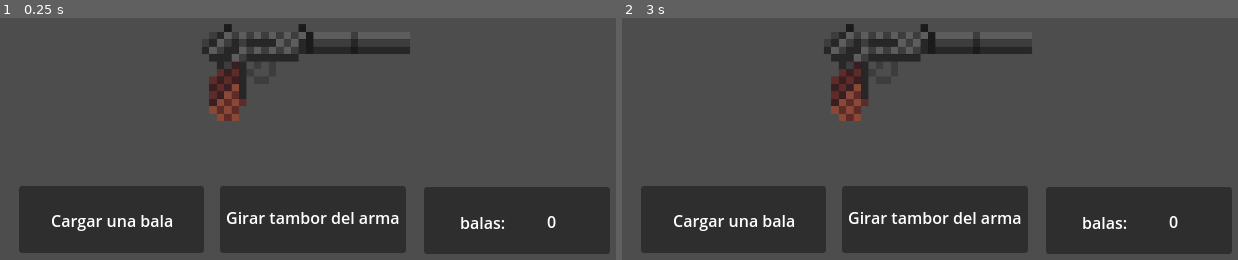
Above: before the commit, frames 1-2 (left to right).
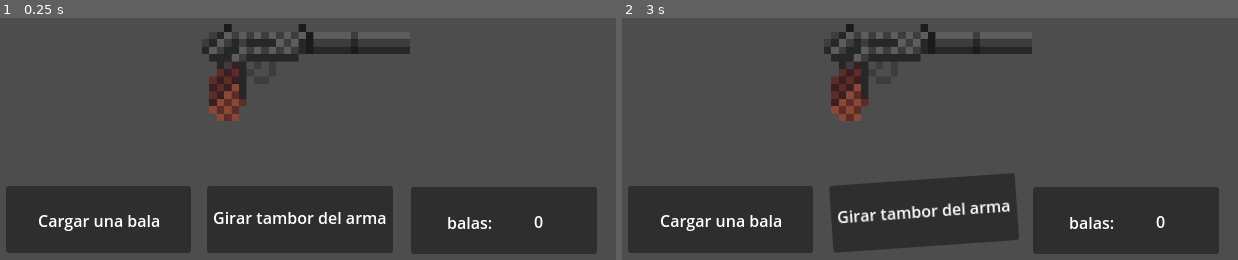
Above: after the commit, the same moments.

Repository: bbkmg256/practicas-mecanicas-vault
Game: Godot game, scene res://escenas/escenario_base.tscn
The game is run twice, just before and just after one commit, with the same random seed, the same clock (stepped at 60 frames per second) and the same inputs.
Inputs (mouse positions are in pixels of both pictures, inside the frame that each line leads up to):
- Up to frame 1 (0.25 s): no input
- Up to frame 2 (3 s): tap Enter at 0.5, 2 s; click (930, 68) at 0.67 s; tap Space at 1.25, 2.75 s; move the mouse to (769, 97) at 1.27 s; click (769, 97) at 1.42 s; move the mouse to (outside the picture) at 2.02 s; click (outside the picture) at 2.17 s; move the mouse to (886, 189) at 2.77 s; click (886, 189) at 2.92 s

The runs differ from the first frame. In frame 1, 5.3% of the frame differs, in the area x 0-100%, y 69-98%; in frame 2, 6.9%, in the area x 0-100%, y 64-98%.

Commit message:
Actualización ruleta rusa

Diff:
--- a/ruleta_rusa_prj/escenas/arma.tscn
+++ b/ruleta_rusa_prj/escenas/arma.tscn
@@ -10,6 +10,67 @@
 
 [sub_resource type="RectangleShape2D" id="RectangleShape2D_tn6ss"]
 size = Vector2(593.333, 266.667)
+
+[sub_resource type="Animation" id="Animation_oqv4j"]
+resource_name = "disparo_anim"
+length = 0.1
+tracks/0/type = "value"
+tracks/0/imported = false
+tracks/0/enabled = true
+tracks/0/path = NodePath("Area2D/Sprite2D:rotation")
+tracks/0/interp = 1
+tracks/0/loop_wrap = true
+tracks/0/keys = {
+"times": PackedFloat32Array(0.01, 0.05, 0.08, 0.1),
+"transitions": PackedFloat32Array(1, 1, 1, 1),
+"update": 0,
+"values": [0.0, -0.20944, 0.0, 0.0]
+}
+tracks/1/type = "value"
+tracks/1/imported = false
+tracks/1/enabled = true
+tracks/1/path = NodePath("Area2D/Sprite2D:position")
+tracks/1/interp = 1
+tracks/1/loop_wrap = true
+tracks/1/keys = {
+"times": PackedFloat32Array(0.01, 0.05, 0.1),
+"transitions": PackedFloat32Array(1, 1, 1),
+"update": 0,
+"values": [Vector2(0, 0), Vector2(-10, 0), Vector2(0, 0)]
+}
+
+[sub_resource type="Animation" id="Animation_x0yld"]
+length = 0.001
+tracks/0/type = "value"
+tracks/0/imported = false
+tracks/0/enabled = true
+tracks/0/path = NodePath("Area2D/Sprite2D:rotation")
+tracks/0/interp = 1
+tracks/0/loop_wrap = true
+tracks/0/keys = {
+"times": PackedFloat32Array(0),
+"transitions": PackedFloat32Array(1),
+"update": 0,
+"values": [0.0]
+}
+tracks/1/type = "value"
+tracks/1/imported = false
+tracks/1/enabled = true
+tracks/1/path = NodePath("Area2D/Sprite2D:position")
+tracks/1/interp = 1
+tracks/1/loop_wrap = true
+tracks/1/keys = {
+"times": PackedFloat32Array(0),
+"transitions": PackedFloat32Array(1),
+"update": 0,
+"values": [Vector2(0, 0)]
+}
+
+[sub_resource type="AnimationLibrary" id="AnimationLibrary_gwtws"]
+_data = {
+&"RESET": SubResource("Animation_x0yld"),
+&"disparo_anim": SubResource("Animation_oqv4j")
+}
 
 [node name="arma" type="Node2D"]
 script = ExtResource("1_t1awj")
@@ -43,6 +104,9 @@
 stream = ExtResource("7_oqv4j")
 volume_db = -15.0
 
-[node name="Destello_disparo" type="AnimationPlayer" parent="."]
+[node name="anim_disparo" type="AnimationPlayer" parent="."]
+libraries = {
+&"": SubResource("AnimationLibrary_gwtws")
+}
 
 [connection signal="input_event" from="Area2D" to="." method="_on_area_2d_input_event"]
--- /dev/null
+++ b/ruleta_rusa_prj/escenas/fx_destello.tscn
@@ -0,0 +1,57 @@
+[gd_scene load_steps=4 format=3 uid="uid://b5alranqn2a52"]
+
+[sub_resource type="Animation" id="Animation_coheg"]
+resource_name = "anim_destello"
+length = 3.0
+tracks/0/type = "value"
+tracks/0/imported = false
+tracks/0/enabled = true
+tracks/0/path = NodePath(".:modulate")
+tracks/0/interp = 1
+tracks/0/loop_wrap = true
+tracks/0/keys = {
+"times": PackedFloat32Array(0, 3),
+"transitions": PackedFloat32Array(1, 1),
+"update": 0,
+"values": [Color(1, 1, 1, 1), Color(1, 1, 1, 0)]
+}
+
+[sub_resource type="Animation" id="Animation_vlq7f"]
+length = 0.001
+tracks/0/type = "value"
+tracks/0/imported = false
+tracks/0/enabled = true
+tracks/0/path = NodePath(".:modulate")
+tracks/0/interp = 1
+tracks/0/loop_wrap = true
+tracks/0/keys = {
+"times": PackedFloat32Array(0),
+"transitions": PackedFloat32Array(1),
+"update": 0,
+"values": [Color(1, 1, 1, 1)]
+}
+
+[sub_resource type="AnimationLibrary" id="AnimationLibrary_yckvl"]
+_data = {
+&"RESET": SubResource("Animation_vlq7f"),
+&"anim_destello": SubResource("Animation_coheg")
+}
+
+[node name="fx_destello" type="Control"]
+layout_mode = 3
+anchors_preset = 15
+anchor_right = 1.0
+anchor_bottom = 1.0
+grow_horizontal = 2
+grow_vertical = 2
+metadata/_edit_group_ = true
+
+[node name="color_destello" type="ColorRect" parent="."]
+layout_mode = 0
+offset_right = 800.0
+offset_bottom = 600.0
+
+[node name="anim_fx_destello" type="AnimationPlayer" parent="."]
+libraries = {
+&"": SubResource("AnimationLibrary_yckvl")
+}
--- a/ruleta_rusa_prj/escenas/ui_juego.tscn
+++ b/ruleta_rusa_prj/escenas/ui_juego.tscn
@@ -1,6 +1,80 @@
-[gd_scene load_steps=2 format=3 uid="uid://bo2e1vvnisp34"]
+[gd_scene load_steps=8 format=3 uid="uid://bo2e1vvnisp34"]
 
 [ext_resource type="Script" uid="uid://dob8jjjwwoxa1" path="res://scripts/ui_juego_script.gd" id="1_4id84"]
+
+[sub_resource type="Animation" id="Animation_4id84"]
+resource_name = "pick_anim"
+length = 0.1
+tracks/0/type = "value"
+tracks/0/imported = false
+tracks/0/enabled = true
+tracks/0/path = NodePath(".:rotation")
+tracks/0/interp = 1
+tracks/0/loop_wrap = true
+tracks/0/keys = {
+"times": PackedFloat32Array(0.01, 0.0600445, 0.1),
+"transitions": PackedFloat32Array(1, 1, 1),
+"update": 0,
+"values": [0.0, -0.0872665, 0.0]
+}
+
+[sub_resource type="Animation" id="Animation_bn2rq"]
+length = 0.001
+tracks/0/type = "value"
+tracks/0/imported = false
+tracks/0/enabled = true
+tracks/0/path = NodePath(".:rotation")
+tracks/0/interp = 1
+tracks/0/loop_wrap = true
+tracks/0/keys = {
+"times": PackedFloat32Array(0),
+"transitions": PackedFloat32Array(1),
+"update": 0,
+"values": [0.0]
+}
+
+[sub_resource type="AnimationLibrary" id="AnimationLibrary_g5lkf"]
+_data = {
+&"RESET": SubResource("Animation_bn2rq"),
+&"pick_anim": SubResource("Animation_4id84")
+}
+
+[sub_resource type="Animation" id="Animation_g5lkf"]
+resource_name = "pick_anim_gi_ta"
+length = 0.1
+tracks/0/type = "value"
+tracks/0/imported = false
+tracks/0/enabled = true
+tracks/0/path = NodePath(".:rotation")
+tracks/0/interp = 1
+tracks/0/loop_wrap = true
+tracks/0/keys = {
+"times": PackedFloat32Array(0.01, 0.06, 0.1),
+"transitions": PackedFloat32Array(1, 1, 1),
+"update": 0,
+"values": [0.0, -0.0872665, 0.0]
+}
+
+[sub_resource type="Animation" id="Animation_v001c"]
+length = 0.001
+tracks/0/type = "value"
+tracks/0/imported = false
+tracks/0/enabled = true
+tracks/0/path = NodePath(".:rotation")
+tracks/0/interp = 1
+tracks/0/loop_wrap = true
+tracks/0/keys = {
+"times": PackedFloat32Array(0),
+"transitions": PackedFloat32Array(1),
+"update": 0,
+"values": [0.0]
+}
+
+[sub_resource type="AnimationLibrary" id="AnimationLibrary_lq5km"]
+_data = {
+&"RESET": SubResource("Animation_v001c"),
+&"pick_anim_gi_ta": SubResource("Animation_g5lkf")
+}
 
 [node name="UI_juego" type="Control"]
 layout_mode = 3
@@ -25,6 +99,11 @@
 offset_bottom = 50.0
 text = "Cargar una bala"
 
+[node name="pick_cargar_bala" type="AnimationPlayer" parent="cargar_bala"]
+libraries = {
+&"": SubResource("AnimationLibrary_g5lkf")
+}
+
 [node name="girar_tambor_arma" type="Panel" parent="."]
 layout_mode = 0
 offset_left = 201.0
@@ -39,6 +118,11 @@
 offset_right = 180.0
 offset_bottom = 43.0
 text = "Girar tambor del arma"
+
+[node name="pick_girar_tambor" type="AnimationPlayer" parent="girar_tambor_arma"]
+libraries = {
+&"": SubResource("AnimationLibrary_lq5km")
+}
 
 [node name="cantidad_balas" type="Panel" parent="."]
 layout_mode = 0
--- a/ruleta_rusa_prj/scripts/arma_script.gd
+++ b/ruleta_rusa_prj/scripts/arma_script.gd
@@ -1,4 +1,7 @@
 class_name Arma extends Node2D
+
+# SEÑALES
+signal arma_disparada
 
 ###
 
@@ -27,6 +30,7 @@
 var _sonido_carga_arma : AudioStreamPlayer
 var _sonido_giro_tambor_arma : AudioStreamPlayer
 var _sonido_aturdidor : AudioStreamPlayer
+var _anim_disparo : AnimationPlayer
 var _arma_disparada : bool
 var _tambor_girado : bool
 var _n_gatillados : int
@@ -34,6 +38,9 @@
 # GETTERS/SETTERS
 func get_cantidad_balas() -> int:
 	return self._cantidad_balas
+
+func get_arma_disparada() -> bool:
+	return self._arma_disparada
 
 # METODOS
 func _ready() -> void:
@@ -46,6 +53,7 @@
 	self._sonido_carga_arma = $sonido_carga_arma
 	self._sonido_giro_tambor_arma = $sonido_giro_tambor_arma
 	self._sonido_aturdidor = $sonido_aturdidor
+	self._anim_disparo = $anim_disparo
 	self._arma_disparada = false
 	self._tambor_girado = false
 	self._n_gatillados = 6 - self._cantidad_balas
@@ -75,13 +83,15 @@
 		return
 	self._probilidad_giro_de_tambor_de_arma = randf()
 	self._tambor_girado = true
-	if not self._sonido_carga_arma.is_playing():
-		self._sonido_giro_tambor_arma.play()
+	# BUG: EL SONIDO NO SE ESCUCHA SI YA HAY OTRO SONANDO (SOLUCIONADO, PERO NO ME GUSTA COMO QUEDÓ)
+	self._sonido_giro_tambor_arma.play()
+	#if not self._sonido_carga_arma.is_playing():
 	print("[LOG] Tambor girado")
 
 func _recalculo_de_probabilidad_de_arma() -> void:
 	self._probilidad_giro_de_tambor_de_arma = randf()
 
+# REVIEW: REVEER MEJOR ESTE METODO PARA EVITAR REPETIR EL FRACMENTO DEL DISPARO DEL ARMA
 # NOTE: GATILLADO DEL ARMA
 func _on_area_2d_input_event(viewport: Node, event: InputEvent, shape_idx: int) -> void:
 	if event is InputEventMouseButton:
@@ -93,12 +103,15 @@
 				self._sonido_click_arma.play()
 				print("[LOG] No hay balas en la recamara!")
 				return
-			# NOTE: PUTA MADRE, ES UN LIO ESTA MECÁNICA
+			# (PUTA MADRE, ES UN LIO ESTA MECÁNICA)
 			# NOTE: SI EL TAMBOR SE GUIRA ANTES DE GATILLAR
 			if self._tambor_girado:
 				if self._probilidad_giro_de_tambor_de_arma <= self._probabilidad_disparo:
 					#print("[LOG] Probabilidad de disparo -> " + str(self._probabilidad_disparo))
 					self._cantidad_balas -= 1
+					# NOTE: SE EMITE LA SEÑAL, PERSONALIZADA
+					emit_signal("arma_disparada")
+					self._anim_disparo.play("disparo_anim")
 					self._sonido_disparo.play()
 					self._sonido_aturdidor.play()
 					self._arma_disparada = true
@@ -120,6 +133,9 @@
 			# NOTE: SI EL TAMBOR NO SE GIRA ANTES DE GATILLAR, PERO
 			# LA BALA ESTÁ EN LA RECAMARA
 			self._cantidad_balas -= 1
+			# NOTE: SE EMITE LA SEÑAL, PERSONALIZADA
+			emit_signal("arma_disparada")
+			self._anim_disparo.play("disparo_anim")
 			self._sonido_disparo.play()
 			self._sonido_aturdidor.play()
 			self._arma_disparada = true
--- a/ruleta_rusa_prj/scripts/escenario_base_script.gd
+++ b/ruleta_rusa_prj/scripts/escenario_base_script.gd
@@ -1,32 +1,56 @@
 # NOTE: ESTA CLASE ES MOMENTANE, LA LOGICA DE ACÁ SE TRASLADARA A OTRA PARTE
 class_name Escena extends Node2D
+
+###
+
+# TODO: AGREGAR ANIMACIÓN DE DESTELLO POST-DISPARO (HECHO)
+
+###
 
 # ATRIBUTOS
 var _ui: Control
 var _arma : Node2D
+var _fx_destello : Control
 
 # METODOS
 func _ready() -> void:
 	self._ui = preload("res://escenas/ui_juego.tscn").instantiate()
 	self._arma = preload("res://escenas/arma.tscn").instantiate()
+	self._fx_destello = preload("res://escenas/fx_destello.tscn").instantiate()
 
 	self._arma.position = Vector2(800/2, 600/2)
-	self._ui.position = Vector2(113, 417)
+	self._ui.position = Vector2(100, 417)
 
-	self.add_child(self._arma); self.add_child(self._ui)
+	self.add_child(self._arma); self.add_child(self._ui); self.add_child(self._fx_destello)
 
 	self._ui.cargar_bala.connect(_on_cargar_bala_en_arma)
 	self._ui.girar_tambor.connect(_on_girar_tambor_de_arma)
+	# NOTE: LA SEÑAL SE RECIBE PERO EL METODO SOLO SE LLAMA 1 VEZ
+	self._arma.arma_disparada.connect(_on_arma_disparada, CONNECT_ONE_SHOT)
+
+	self._ui.get_node("cantidad_balas/n_balas").text = str(self._arma.get_cantidad_balas())
+	self._fx_destello.visible = false
 
 func _on_cargar_bala_en_arma() -> void:
+	self._arma.cargar_arma()
+	self._ui.get_node("cantidad_balas/n_balas").text = str(self._arma.get_cantidad_balas())
 	#print("[LOG] A")
-	self._arma.cargar_arma()
 
 func _on_girar_tambor_de_arma() -> void:
+	self._arma.girar_tambor_de_arma()
 	#print("[LOG] B")
-	self._arma.girar_tambor_de_arma()
 
-func _process(delta: float) -> void:
-	self._ui.get_node("cantidad_balas/n_balas").text = str(self._arma.get_cantidad_balas())
+# NOTE: METODO PARA SEÑAL DE ARMA DISPARADA
+func _on_arma_disparada() -> void:
+	#print("[LOG] Funcional")
+	# NOTE: LA ANIMACIÓN DEL ARMA NO SE VERÁ
+	self._fx_destello.visible = true
+	self._fx_destello.get_node("anim_fx_destello").play("anim_destello")
+
+# REVIEW: ESTO SE TIENE QUE ELIMINAR, ME COJE EL RENDIMIENTO
+# POR ALGO QUE SE VA A HACER UNA SOLA VEZ
+#func _process(delta: float) -> void:
+	#if self._arma.get_arma_disparada():
+		#print("[LOG] Funcional")
 	#pass
 	#self._ui.text = str(self._arma.get_cantidad_balas())
--- a/ruleta_rusa_prj/scripts/ui_juego_script.gd
+++ b/ruleta_rusa_prj/scripts/ui_juego_script.gd
@@ -1,8 +1,25 @@
 class_name UI extends Control
+
+###
+
+# TODO: ANIMAR EL INDICADOR DE BALAS
+
+###
 
 # SEÑALES
 signal cargar_bala
 signal girar_tambor
+
+# ATRIBUTOS
+var _anim_pick_cargar_bala : AnimationPlayer
+var _anim_pick_girar_tambor : AnimationPlayer
+#var _anim_pick_cantidad_balas : AnimationPlayer
+
+# METODOS
+func _ready() -> void:
+	self._anim_pick_cargar_bala = $cargar_bala/pick_cargar_bala
+	self._anim_pick_girar_tambor = $girar_tambor_arma/pick_girar_tambor
+	#self._anim_pick_cantidad_balas = $cantidad_balas/n_balas/pick_cantidad_balas
 
 # NOTE: EVENTO PARA EL PANEL DE CARGA DE BALA
 func _on_cargar_bala_gui_input(event: InputEvent) -> void:
@@ -10,6 +27,9 @@
 		if event.is_pressed() and event.button_index == MOUSE_BUTTON_LEFT:
 			#print("[LOG] Bala cargada!")
 			emit_signal("cargar_bala")
+			if not self._anim_pick_cargar_bala.is_playing():
+				self._anim_pick_cargar_bala.play("pick_anim")
+				#self._anim_pick_cantidad_balas.play("pick_anim_cant_ba")
 
 # NOTE: EVENTO PARA EL PANEL DE GIRO DE TAMBOR DEL ARMA
 func _on_girar_tambor_arma_gui_input(event: InputEvent) -> void:
@@ -17,3 +37,5 @@
 		if event.is_pressed() and event.button_index == MOUSE_BUTTON_LEFT:
 			#print("[LOG] Tambor girado!")
 			emit_signal("girar_tambor")
+			if not self._anim_pick_girar_tambor.is_playing():
+				self._anim_pick_girar_tambor.play("pick_anim_gi_ta")
Not shown: 1 places in ruleta_rusa_prj/escenas/arma.tscn that only renumber resources
